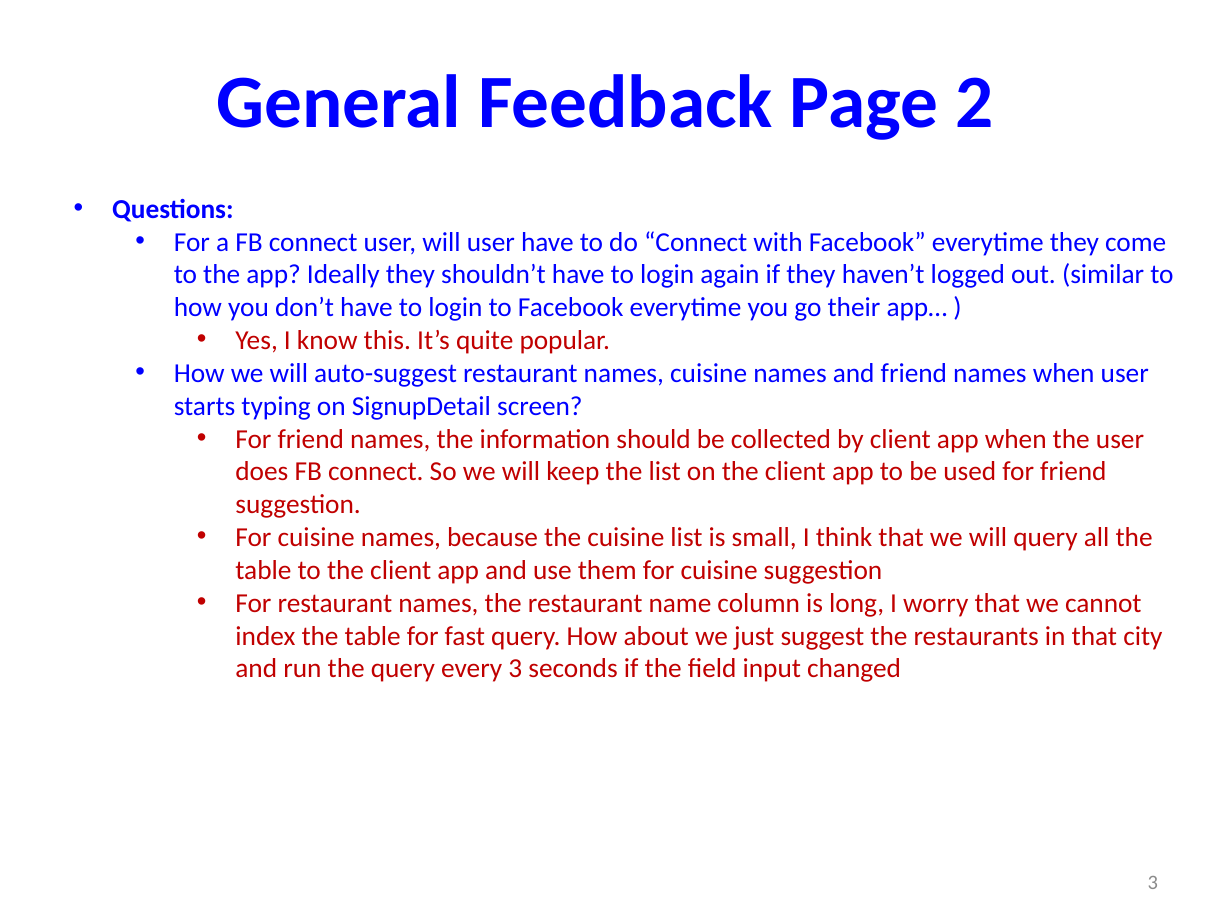
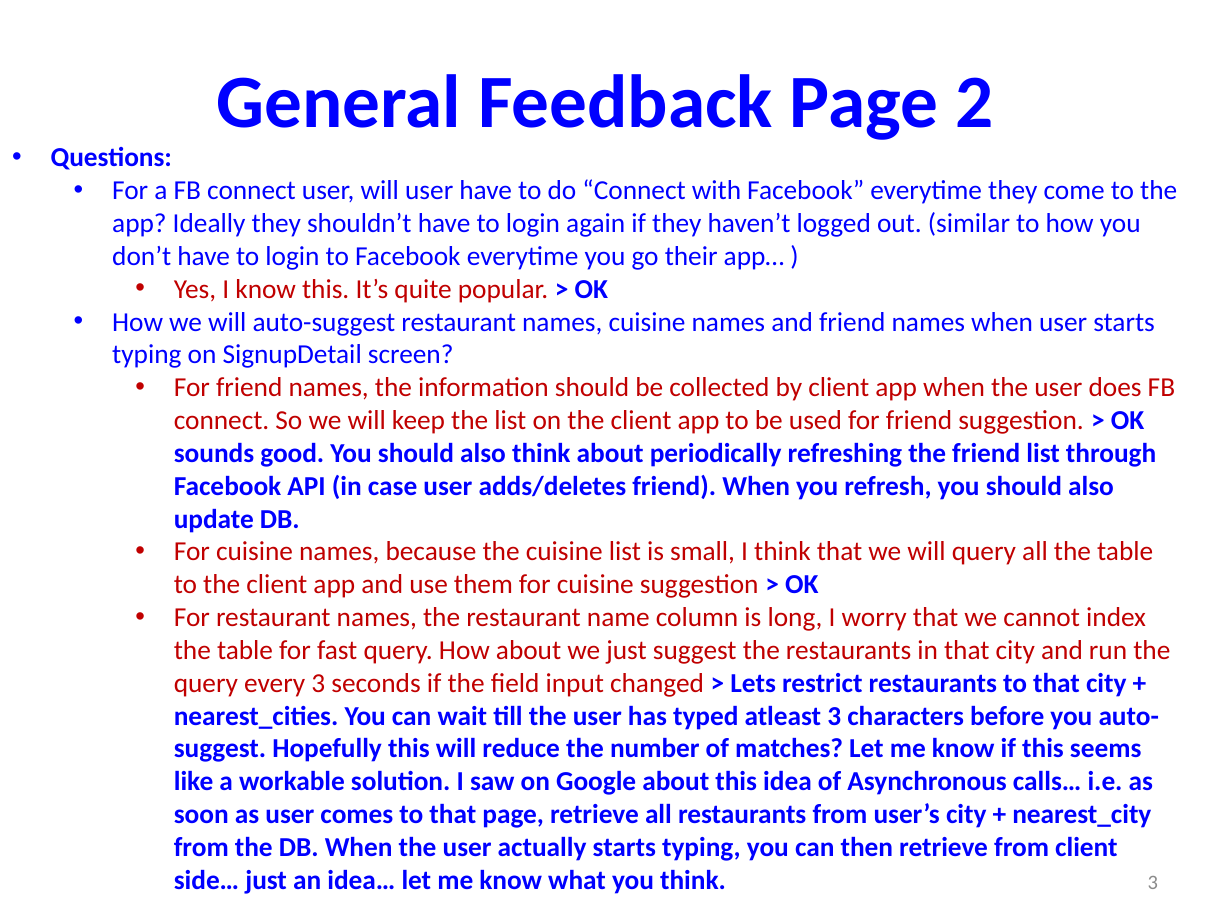
Before and after one commit to catalonia/mob, a slide deck: slide 3 of ws/WS Design Docs/API_Listing.pptx. Drawn at 1232x924 pixels with LibreOffice and Linux fonts; fonts in the diff are those of the drawing. Boxes give left, top, right and bottom in pixels: in the first picture for what was removed or moved away, otherwise in the second. Text is boxed around its words. In the diff, an @@ line names an element or a change of style, - is before the commit and + after.

Commit message:
Response to Loc's questions on API_Listing

```diff
--- a/ws/WS Design Docs/API_Listing.pptx
+++ b/ws/WS Design Docs/API_Listing.pptx
@@ text "Questions:": place and size @@
-text "Questions:" at (112, 198, 1173, 682)
+text "Questions:" at (51, 147, 1177, 894)
@@ text at (174, 279, 608, 303): text changed @@
-    • Yes, I know this. It’s quite popular.
+    • Yes, I know this. It’s quite popular. > OK
@@ text at (174, 377, 1175, 894): text changed; text colour #C00000 to #0000FF; bold on @@
-    • For friend names, the information should be collected by client app when the user does FB connect. So we will keep the list on the client app to be used for friend suggestion.
-    • For cuisine names, because the cuisine list is small, I think that we will query all the table to the client app and use them for cuisine suggestion
-    • For restaurant names, the restaurant name column is long, I worry that we cannot index the table for fast query. How about we just suggest the restaurants in that city and run the query every 3 seconds if the field input changed
+    • For friend names, the information should be collected by client app when the user does FB connect. So we will keep the list on the client app to be used for friend suggestion. > OK sounds good. You should also think about periodically refreshing the friend list through Facebook API (in case user adds/deletes friend). When you refresh, you should also update DB.
+    • For cuisine names, because the cuisine list is small, I think that we will query all the table to the client app and use them for cuisine suggestion > OK
+    • For restaurant names, the restaurant name column is long, I worry that we cannot index the table for fast query. How about we just suggest the restaurants in that city and run the query every 3 seconds if the field input changed > Lets restrict restaurants to that city + nearest_cities. You can wait till the user has typed atleast 3 characters before you auto-suggest. Hopefully this will reduce the number of matches? Let me know if this seems like a workable solution. I saw on Google about this idea of Asynchronous calls… i.e. as soon as user comes to that page, retrieve all restaurants from user’s city + nearest_city from the DB. When the user actually starts typing, you can then retrieve from client side… just an idea… let me know what you think.
```
Also in this commit, not shown: 8 other slides changed.
